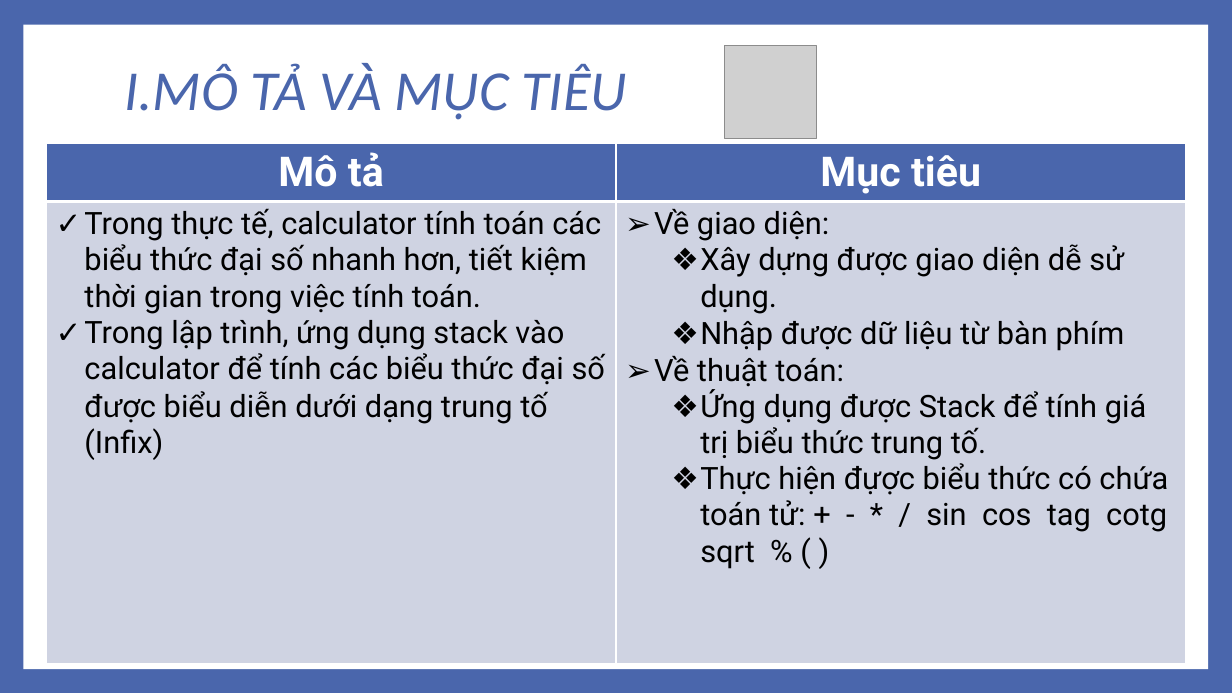
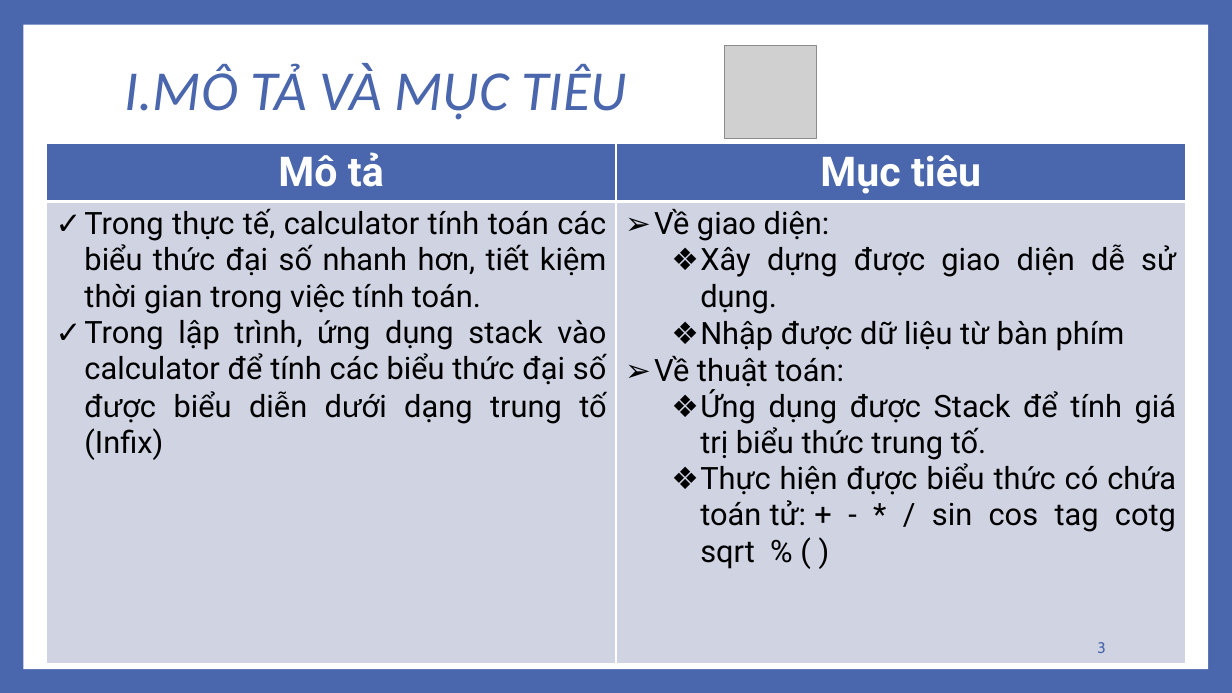
Before and after one commit to lehung0108/CauTrucDuLieu, a slide deck: slide 3 of Documents/XÂY DỰNG ỨNG DỤNG CALCULATOR.pptx. Drawn at 1232x693 pixels with LibreOffice and Linux fonts; fonts in the diff are those of the drawing; grey boxes stand for pictures. Boxes give left, top, right and bottom in pixels: in the first picture for what was removed or moved away, otherwise in the second. Text is boxed around its words. In the diff, an @@ line names an element or a change of style, - is before the commit and + after.

```diff
--- a/Documents/XÂY DỰNG ỨNG DỤNG CALCULATOR.pptx
+++ b/Documents/XÂY DỰNG ỨNG DỤNG CALCULATOR.pptx
@@ table at [46, 144, 1187, 665] @@
@@ alignment left to justified @@
@@ page number added at [1097, 642, 1105, 653], 12 pt, text #4A66AC @@
+3
```
Also in this commit, not shown: 10 other slides changed, 2 slides added, 3 slides removed, 2 other files.
